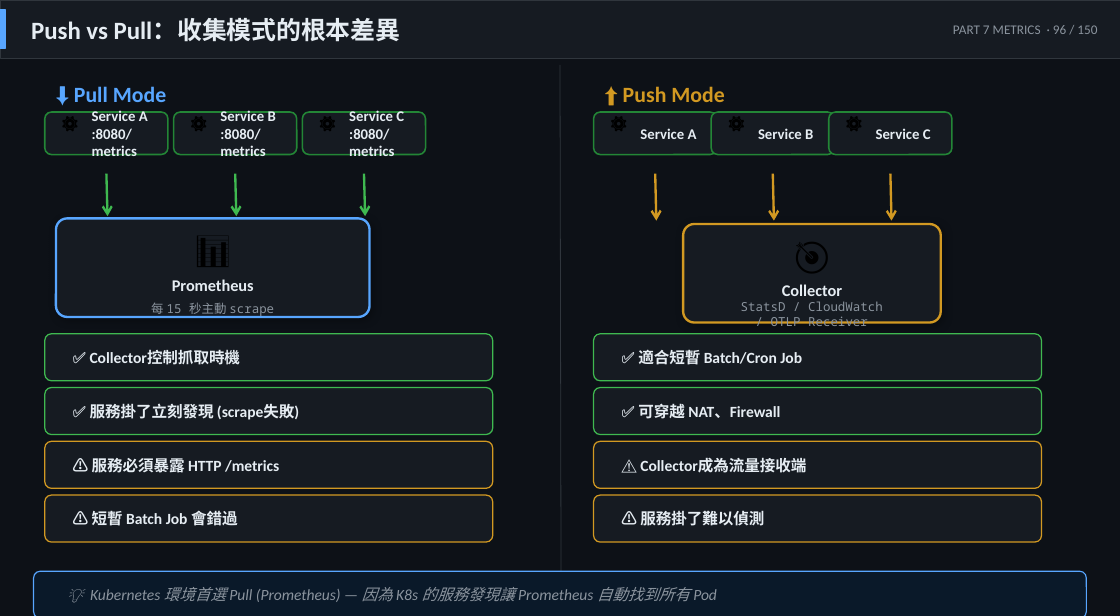
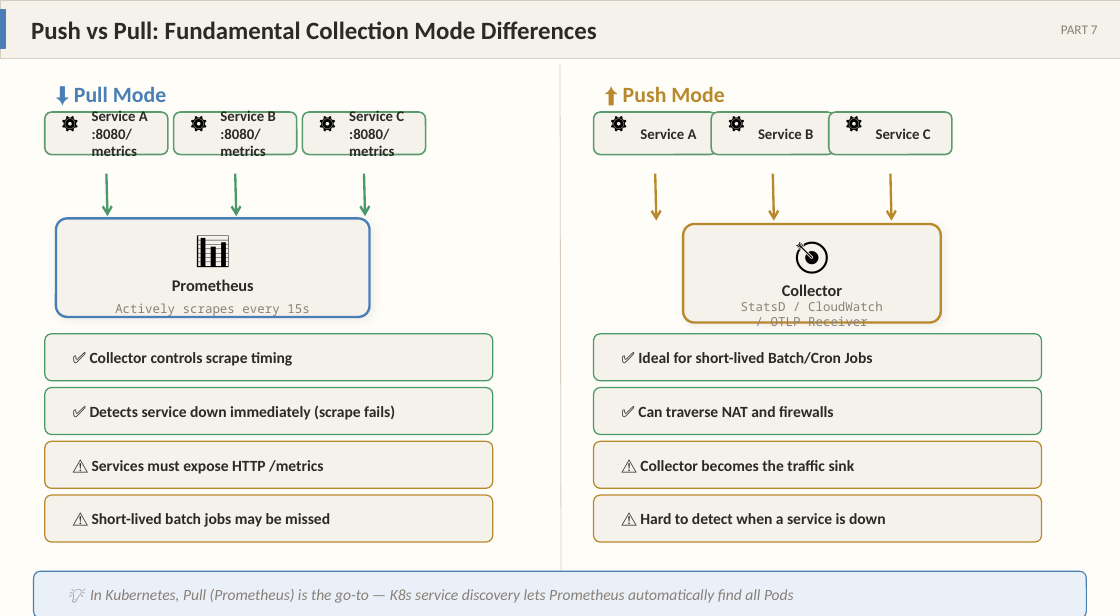
Before and after one commit to hwchiu/moslides, a slide deck: slide 56 of output/cloud_native_slides_final.pptx. Drawn at 1120x616 pixels with LibreOffice and Linux fonts; fonts in the diff are those of the drawing. Boxes give left, top, right and bottom in pixels: in the first picture for what was removed or moved away, otherwise in the second. Text is boxed around its words. In the diff, an @@ line names an element or a change of style, - is before the commit and + after.

```diff
--- a/output/cloud_native_slides_final.pptx
+++ b/output/cloud_native_slides_final.pptx
@@ background #0D1117 to #FFFDF8 @@
@@ rectangle at bbox=[0, 0, 1120, 58]: fill #161B22 to #F5F1EB; outline #30363D 0.5 pt to #D6CCBF 0.5 pt @@
@@ rectangle at bbox=[0, 10, 6, 48]: fill #58A6FF to #4A7FB5; outline #58A6FF 1 pt to #4A7FB5 1 pt @@
@@ text at bbox=[31, 21, 597, 39]: text changed; text colour #E6EDF3 to #2D2926 @@
-Push vs Pull：收集模式的根本差異
+Push vs Pull: Fundamental Collection Mode Differences
@@ text at bbox=[1061, 25, 1098, 34]: text changed; text colour #8B949E to #8A8078 @@
-PART 7 METRICS · 96 / 150
+PART 7
@@ text "⬇️ Pull Mode" at bbox=[74, 86, 166, 102]: text colour #58A6FF to #4A7FB5 @@
@@ line (560, 65) - (561, 608): stroke #30363D 0.5 pt to #D6CCBF 0.5 pt @@
@@ text "⬆️ Push Mode" at bbox=[623, 86, 724, 102]: text colour #D29922 to #B8892C @@
@@ fill #161B22 to #F5F1EB; outline #238636 1 pt to #5A9B6E 1 pt in 6 elements at bbox=[174, 112, 297, 155], bbox=[302, 112, 426, 155], bbox=[594, 112, 717, 155], bbox=[711, 112, 834, 155], bbox=[829, 112, 952, 155], bbox=[45, 112, 168, 155] @@
@@ arrow (106, 174) - (108, 216): stroke #3FB950 1.5 pt to #4A9968 1.5 pt @@
@@ arrow (235, 174) - (236, 216): stroke #3FB950 1.5 pt to #4A9968 1.5 pt @@
@@ arrow (364, 174) - (365, 216): stroke #3FB950 1.5 pt to #4A9968 1.5 pt @@
@@ arrow (655, 174) - (656, 221): stroke #D29922 1.5 pt to #B8892C 1.5 pt @@
@@ arrow (773, 174) - (774, 221): stroke #D29922 1.5 pt to #B8892C 1.5 pt @@
@@ arrow (890, 174) - (892, 221): stroke #D29922 1.5 pt to #B8892C 1.5 pt @@
@@ rounded rectangle at bbox=[56, 218, 370, 317]: fill #161B22 to #F5F1EB; outline #58A6FF 1.5 pt to #4A7FB5 1.5 pt; shadow changed @@
@@ rounded rectangle at bbox=[683, 224, 941, 323]: fill #161B22 to #F5F1EB; outline #D29922 1.5 pt to #B8892C 1.5 pt; shadow changed @@
@@ text colour #E6EDF3 to #2D2926 in 8 elements at bbox=[92, 111, 148, 156], bbox=[220, 110, 276, 156], bbox=[349, 110, 404, 156], bbox=[172, 279, 254, 291], bbox=[640, 128, 697, 139], bbox=[758, 128, 813, 139], bbox=[876, 128, 931, 139], bbox=[782, 284, 842, 296] @@
@@ text at bbox=[115, 303, 309, 317]: text changed; text colour #8B949E to #8A8078 @@
-每 15 秒主動 scrape
+Actively scrapes every 15s
@@ text "StatsD / CloudWatch" at bbox=[741, 301, 883, 326]: text colour #8B949E to #8A8078 @@
@@ text at bbox=[90, 352, 292, 366]: text changed; text colour #E6EDF3 to #2D2926 @@
-✅ Collector控制抓取時機
+✅ Collector controls scrape timing
@@ text at bbox=[638, 352, 873, 364]: text changed; text colour #E6EDF3 to #2D2926 @@
-✅ 適合短暫 Batch/Cron Job
+✅ Ideal for short-lived Batch/Cron Jobs
@@ fill #161B22 to #F5F1EB; outline #3FB950 0.8 pt to #4A9968 0.8 pt in 4 elements at bbox=[594, 334, 1042, 381], bbox=[594, 388, 1042, 435], bbox=[45, 334, 493, 381], bbox=[45, 388, 493, 435] @@
@@ text at bbox=[90, 405, 395, 420]: text changed; text colour #E6EDF3 to #2D2926 @@
-✅ 服務掛了立刻發現 (scrape失敗)
+✅ Detects service down immediately (scrape fails)
@@ text at bbox=[638, 406, 833, 417]: text changed; text colour #E6EDF3 to #2D2926 @@
-✅ 可穿越 NAT、Firewall
+✅ Can traverse NAT and firewalls
@@ text at bbox=[92, 460, 323, 474]: text changed; text colour #E6EDF3 to #2D2926 @@
-⚠️ 服務必須暴露 HTTP /metrics
+⚠️ Services must expose HTTP /metrics
@@ text at bbox=[640, 460, 855, 471]: text changed; text colour #E6EDF3 to #2D2926 @@
-⚠️ Collector成為流量接收端
+⚠️ Collector becomes the traffic sink
@@ fill #161B22 to #F5F1EB; outline #D29922 0.8 pt to #B8892C 0.8 pt in 4 elements at bbox=[594, 441, 1042, 488], bbox=[594, 495, 1042, 542], bbox=[45, 441, 493, 488], bbox=[45, 495, 493, 542] @@
@@ text at bbox=[92, 513, 330, 527]: text changed; text colour #E6EDF3 to #2D2926 @@
-⚠️ 短暫 Batch Job 會錯過
+⚠️ Short-lived batch jobs may be missed
@@ text at bbox=[640, 513, 886, 524]: text changed; text colour #E6EDF3 to #2D2926 @@
-⚠️ 服務掛了難以偵測
+⚠️ Hard to detect when a service is down
@@ rounded rectangle at bbox=[34, 571, 1086, 616]: fill #0A1929 to #EAF0F7; outline #58A6FF 0.75 pt to #4A7FB5 0.75 pt @@
@@ text at bbox=[90, 589, 794, 603]: text changed; text colour #8B949E to #8A8078 @@
-💡 Kubernetes 環境首選 Pull (Prometheus) — 因為 K8s 的服務發現讓 Prometheus 自動找到所有 Pod
+💡 In Kubernetes, Pull (Prometheus) is the go-to — K8s service discovery lets Prometheus automatically find all Pods
```
Also in this commit, not shown: 94 other slides changed, 15 slides added, 15 slides removed, 25 other files.
